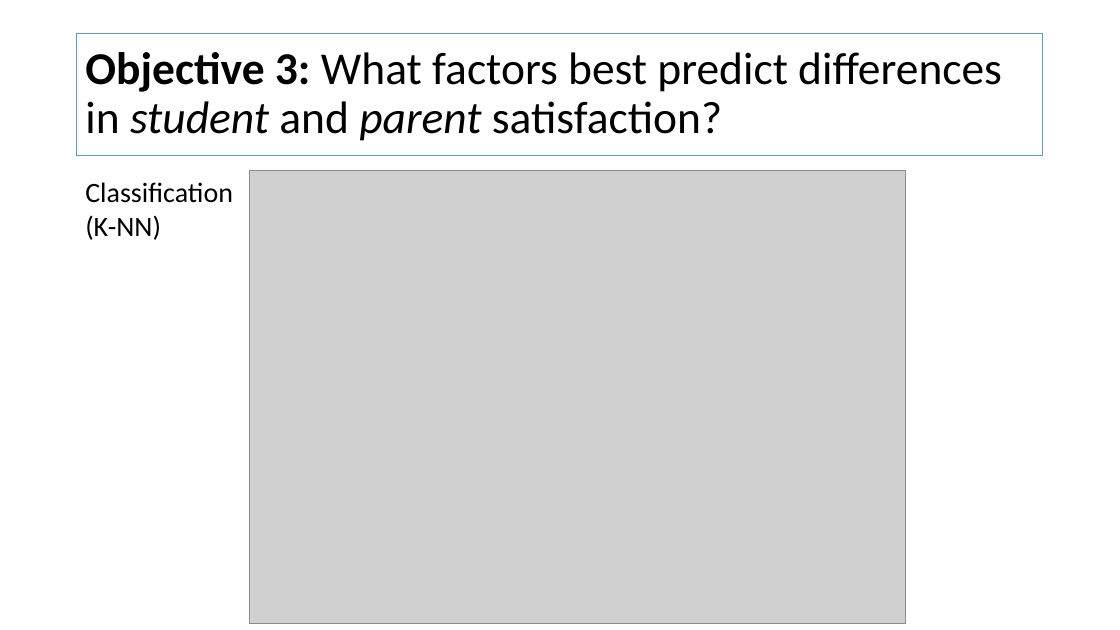
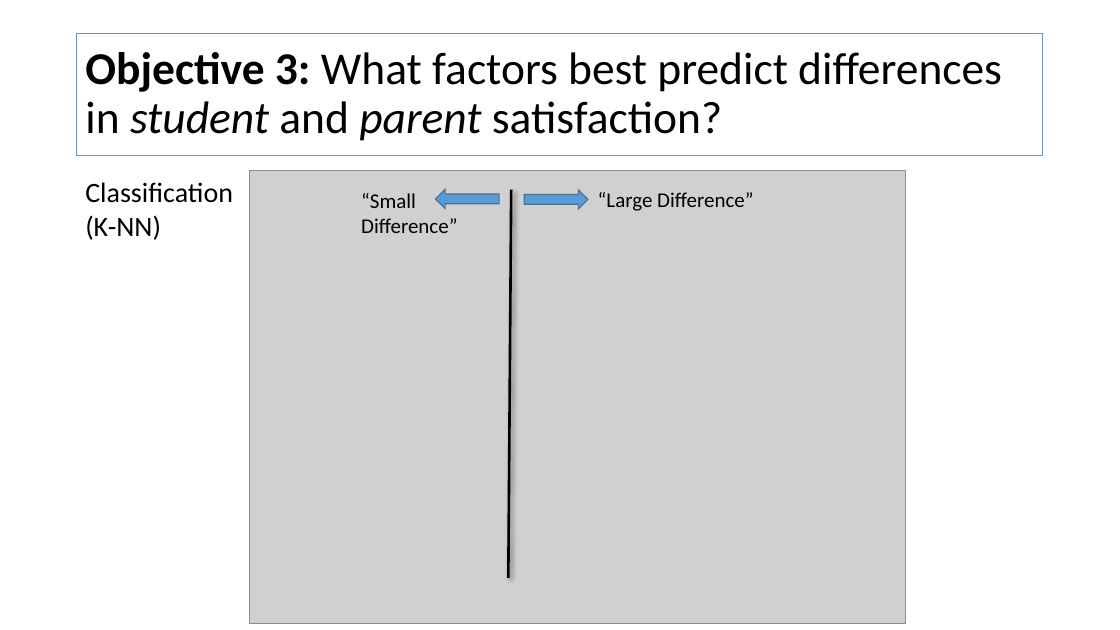
Before and after one commit to sarajohns19/DataScience-Project, a slide deck: slide 8 of NYCSchoolsProject_Slides.pptx (slide 7 before the commit). Drawn at 1120x630 pixels with LibreOffice and Linux fonts; fonts in the diff are those of the drawing; grey boxes stand for pictures. Boxes give left, top, right and bottom in pixels: in the first picture for what was removed or moved away, otherwise in the second. Text is boxed around its words. In the diff, an @@ line names an element or a change of style, - is before the commit and + after.

```diff
--- a/NYCSchoolsProject_Slides.pptx
+++ b/NYCSchoolsProject_Slides.pptx
@@ text added at <box>361,193,457,233</box>, 18 pt, text #000000 @@
+“Small
+Difference”
@@ right arrow added at <box>435,189,499,208</box>, fill #5B9BD5, outline #43739E 1 pt @@
@@ line added from (508, 578) to (512, 190), #000000 2.25 pt @@
@@ right arrow added at <box>524,190,588,209</box>, fill #5B9BD5, outline #43739E 1 pt @@
@@ text added at <box>598,192,753,211</box>, 18 pt, text #000000 @@
+“Large Difference”
```
Also in this commit, not shown: 2 other slides changed, 1 slide added, 1 other file.
